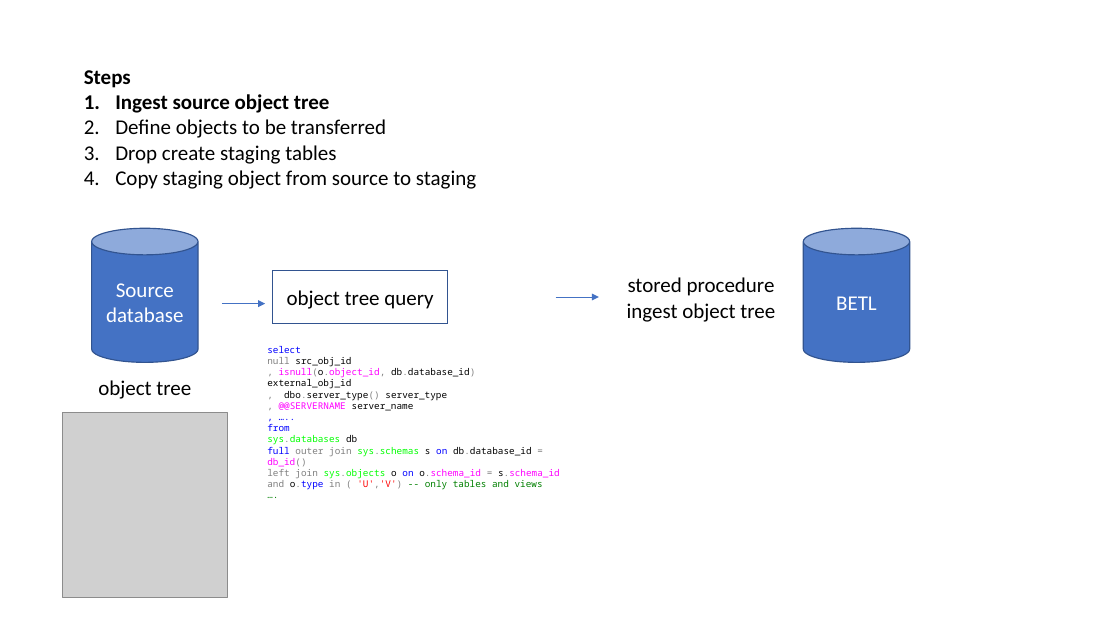
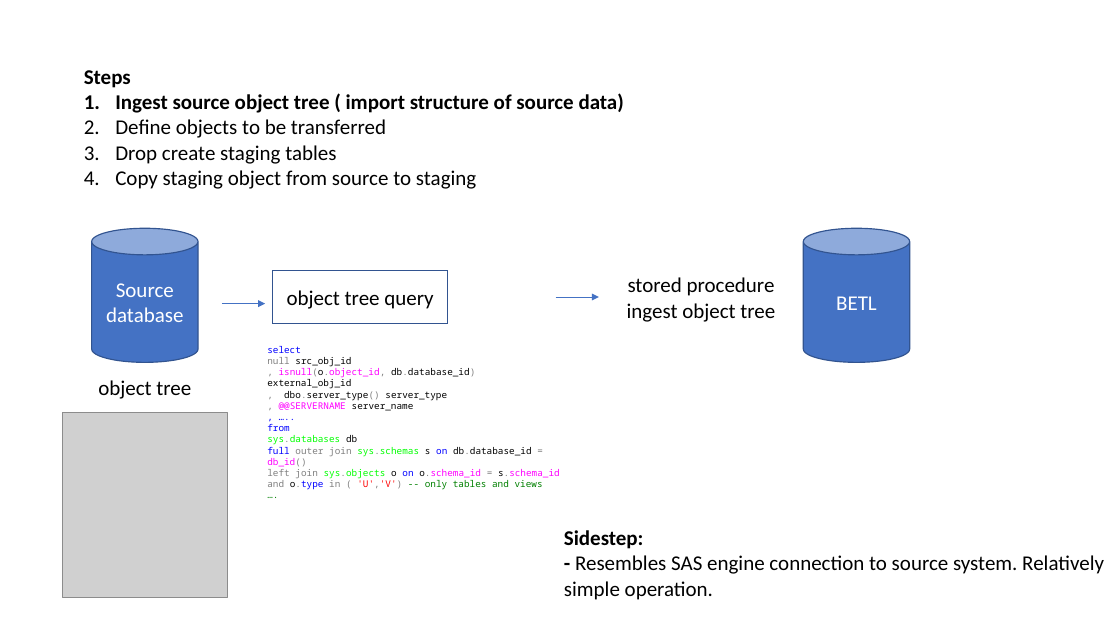
Before and after one commit to basvdberg/BETL, a slide deck: slide 10 of image/dwa_sas_vs_microsoft.pptx (slide 5 before the commit). Drawn at 1120x630 pixels with LibreOffice and Linux fonts; fonts in the diff are those of the drawing; grey boxes stand for pictures. Boxes give left, top, right and bottom in pixels: in the first picture for what was removed or moved away, otherwise in the second. Text is boxed around its words. In the diff, an @@ line names an element or a change of style, - is before the commit and + after.

```diff
--- a/image/dwa_sas_vs_microsoft.pptx
+++ b/image/dwa_sas_vs_microsoft.pptx
@@ text at (115,93,624,113): text changed @@
-1. Ingest source object tree
+1. Ingest source object tree ( import structure of source data)
@@ text added at (564,530,1104,600), 18 pt, text #000000 @@
+Sidestep:
+- Resembles SAS engine connection to source system. Relatively simple operation.
```
Also in this commit, not shown: 6 other slides changed, 12 slides added, 10 slides removed, 2 other files.
